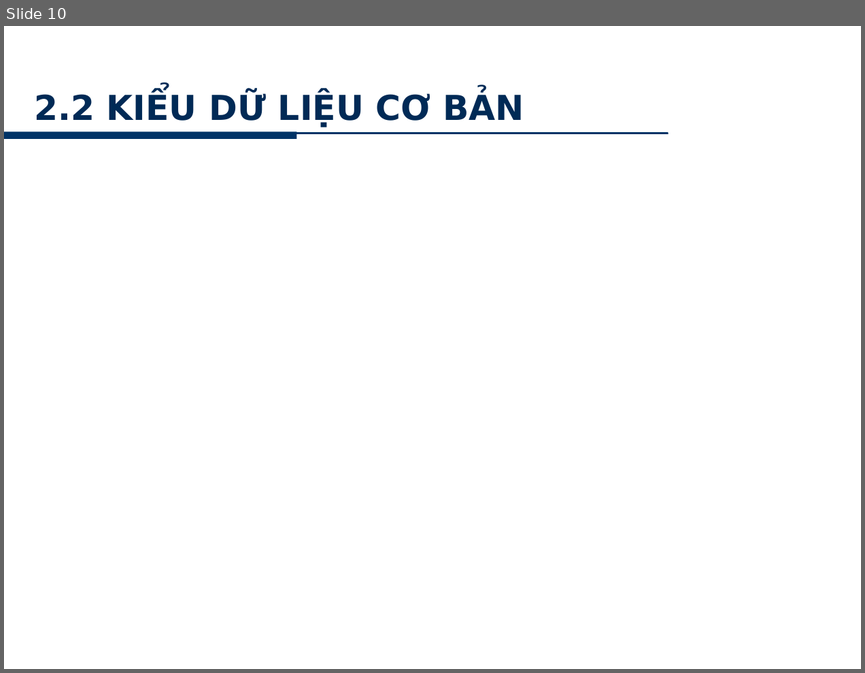
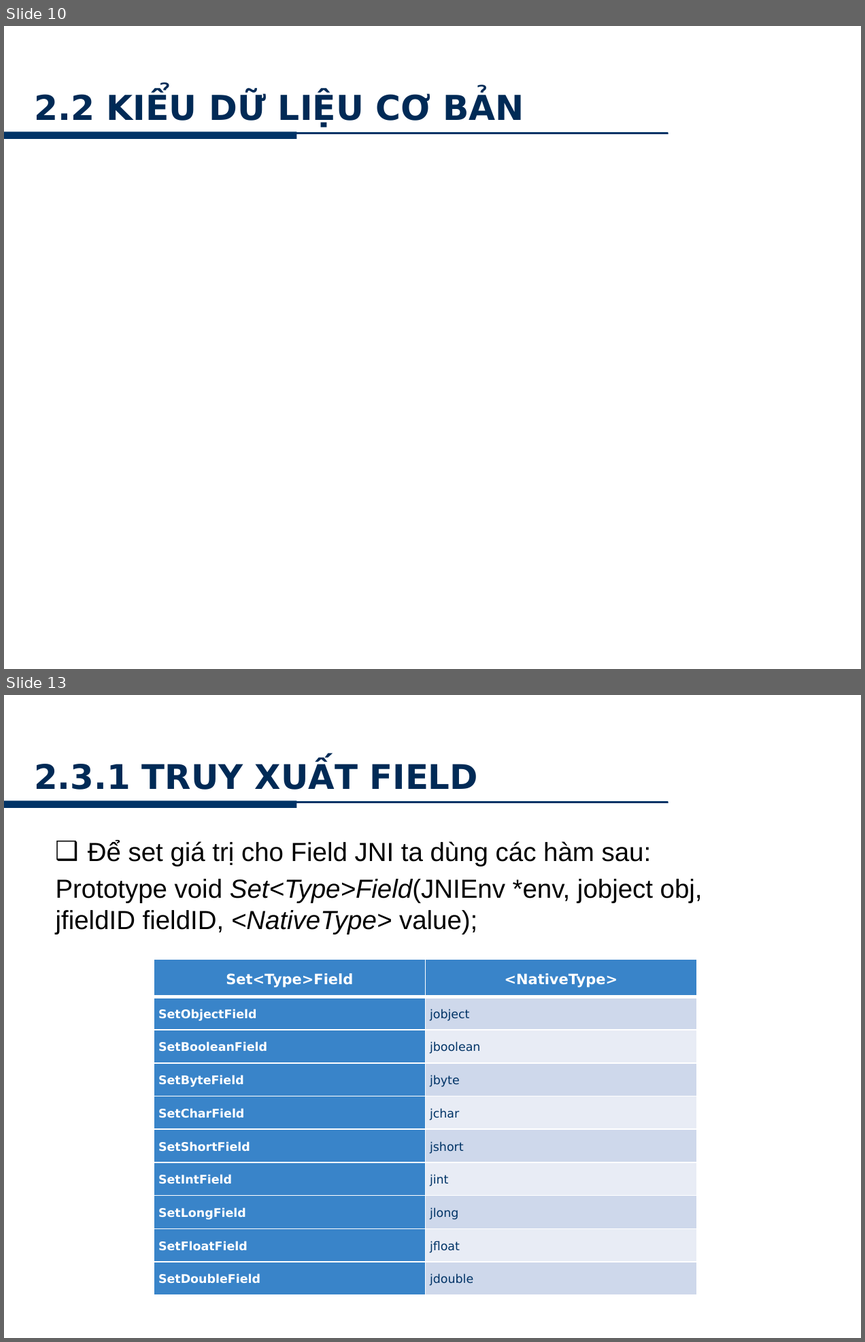
Before and after one commit to minhkhanh/UofS-Java, a slide deck: Seminar_JNI/Slide_00.pptx. Shown one above the other, each under a label of ours: slide 10 before the commit, slides 10 and 13 after it; the slides between them are not shown. The pictures are 865x673 and 865x1342 pixels, drawn with LibreOffice and Linux fonts; fonts in the diff are those of the drawing; background and template pictures are left out. Boxes give left, top, right and bottom in pixels: in the first picture for what was removed or moved away, otherwise in the second. Text is boxed around its words. In the diff, an @@ line names an element or a change of style, - is before the commit and + after.

```diff
--- a/Seminar_JNI/Slide_00.pptx
+++ b/Seminar_JNI/Slide_00.pptx
@@ slide 13 added at <box>4,695,861,1338</box>, background picture (left out); not listed: 2 template elements that a slide beside it also shows @@
@@ text added at <box>675,709,839,731</box>, 10 pt, text #FFFFFF @@
+www.hcmus.edu.vn
@@ title added at <box>34,761,479,790</box>, 28.5 pt, text gradient #00152B to #002A56 to #002750, bold @@
+2.3.1 TRUY XUẤT FIELD
@@ text added at <box>56,840,702,934</box>, 22 pt, text #000000 @@
+  ❑ Để set giá trị cho Field JNI ta dùng các hàm sau:
+  Prototype void Set<Type>Field(JNIEnv *env, jobject obj,
+  jfieldID fieldID, <NativeType> value);
@@ table added at <box>154,959,697,1295</box>, 10 rows, 2 columns @@
+Set<Type>Field | <NativeType>
+SetObjectField | jobject
+SetBooleanField | jboolean
+SetByteField | jbyte
+SetCharField | jchar
+SetShortField | jshort
+SetIntField | jint
+SetLongField | jlong
+SetFloatField | jfloat
+SetDoubleField | jdouble
@@ page number added at <box>325,1302,525,1338</box>, 20 pt, text #FFFFFF @@
+13
```
Also in this commit, not shown: 10 slides changed, 6 other slides added.
